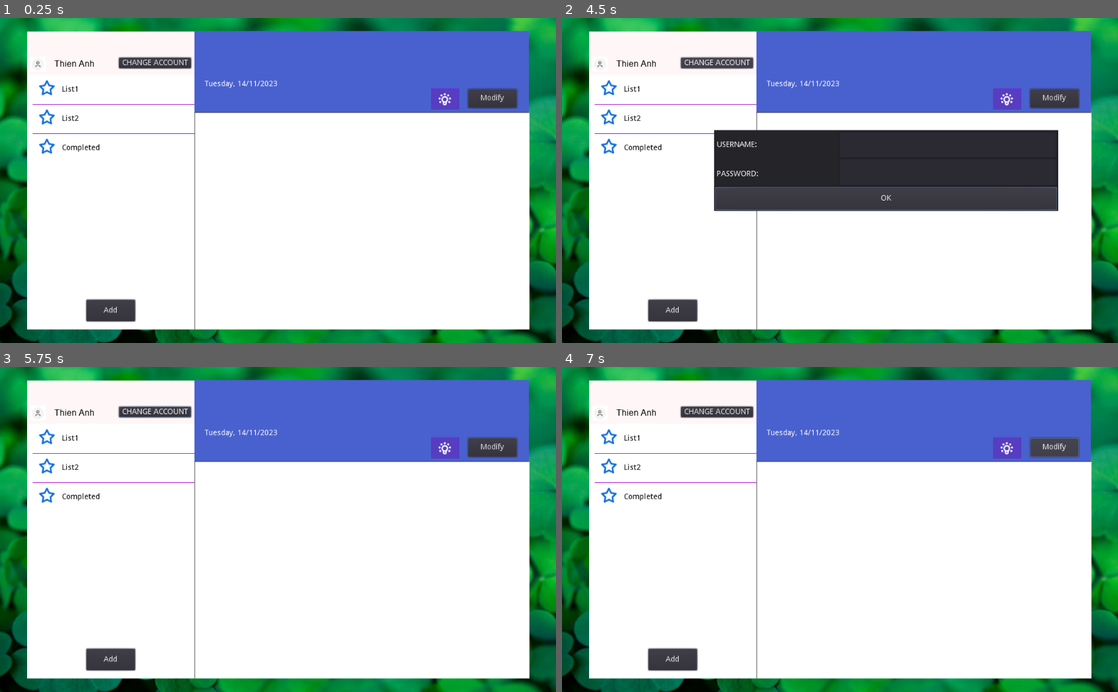
Above: before the commit, frames 1-4 (two rows, left to right).
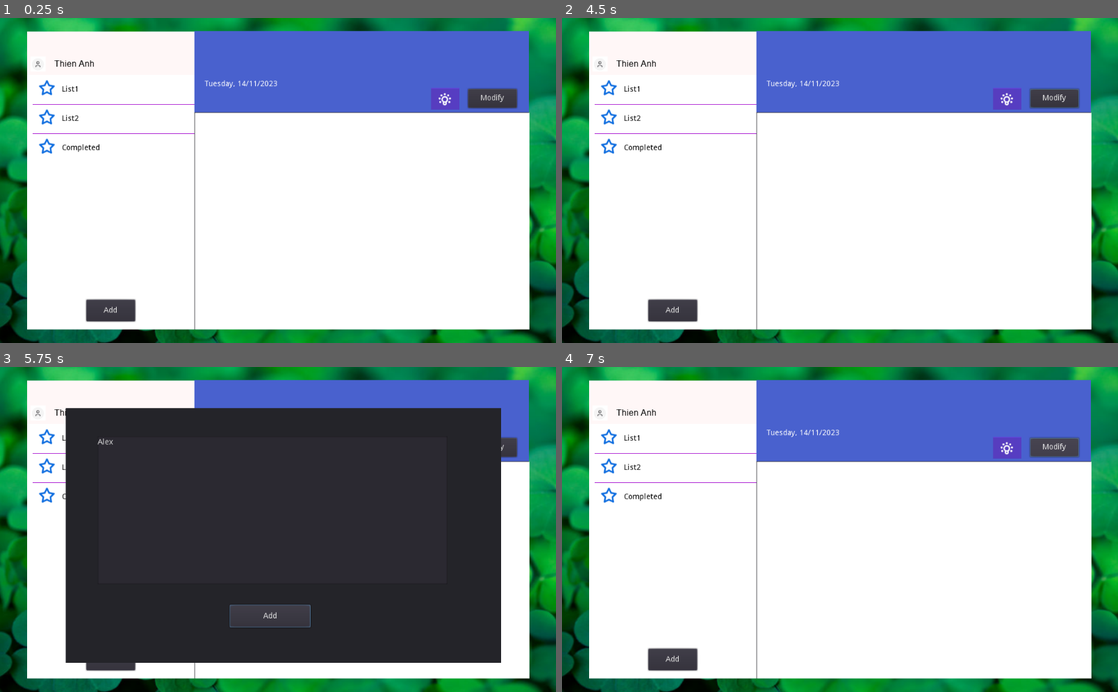
Above: after the commit, the same moments.

Repository: ohmygod481999/to-do-app-gotdot
Game: Godot game, scene res://Control.tscn
Same seed, same stepped clock (60 frames per second), same inputs: the game is played once before the commit and once after it.
Inputs (mouse positions are in pixels of both pictures, inside the frame that each line leads up to):
- Up to frame 1 (0.25 s): no input
- Up to frame 2 (4.5 s): click (717, 63) at 0.5 s, where only the run before the commit has a clickable "CHANGE ACCOUNT"; click "Add" at 1.25 s; click (834, 161) at 2.02 s; type "Alex" at 2.1 s; click "Modify" at 2.75 s; click "Modify" at 3.5 s; click (717, 63) at 4.25 s, where only the run before the commit has a clickable "CHANGE ACCOUNT"
- Up to frame 3 (5.75 s): click "OK" (after the commit: "Add") at 5 s
- Up to frame 4 (7 s): click "Add" at 5.75 s; click "Modify" at 6.5 s

The runs differ from the first frame. In frame 1, 0.5% of the frame differs, in the area x 21-35%, y 11-16%; in frame 2, 16%; in frame 3, 61%, in the area x 11-91%, y 11-92%; in frame 4, 0.5%.
Error in both runs: Invalid get index 'data' (on base: 'Nil'). (res://Control.gd:71)

Commit message:
resize scroll bar

Diff:
--- a/Control.tscn
+++ b/Control.tscn
@@ -12,7 +12,6 @@
 [ext_resource path="res://List_modifier.tscn" type="PackedScene" id=10]
 [ext_resource path="res://PutData.gd" type="Script" id=11]
 [ext_resource path="res://GetDoneList.gd" type="Script" id=12]
-[ext_resource path="res://Login.tscn" type="PackedScene" id=13]
 
 [sub_resource type="StyleBoxFlat" id=1]
 bg_color = Color( 0.290196, 0.384314, 0.811765, 1 )
@@ -177,13 +176,6 @@
 text = "Thien Anh"
 valign = 1
 script = ExtResource( 8 )
-
-[node name="Login_button" type="Button" parent="Panel/LeftPanel/Head"]
-margin_left = 169.399
-margin_top = 47.7076
-margin_right = 302.399
-margin_bottom = 67.7076
-text = "CHANGE ACCOUNT"
 
 [node name="Body" type="Panel" parent="Panel/LeftPanel"]
 margin_top = 80.0
@@ -243,7 +235,6 @@
 margin_bottom = 324.579
 
 [node name="List_modifier_popup" type="Popup" parent="."]
-editor/display_folded = true
 margin_left = 262.0
 margin_top = 181.0
 margin_right = 893.0
@@ -262,38 +253,7 @@
 
 [node name="GetDoneList" type="HTTPRequest" parent="."]
 script = ExtResource( 12 )
-
-[node name="Login_popup" type="Popup" parent="."]
-margin_left = 279.0
-margin_top = 207.0
-margin_right = 914.0
-margin_bottom = 357.0
-
-[node name="Login" parent="Login_popup" instance=ExtResource( 13 )]
-margin_left = 1.02911
-margin_right = 635.029
-
-[node name="Wrong_account_popup" type="Popup" parent="."]
-visible = true
-margin_left = 389.0
-margin_top = 211.947
-margin_right = 429.0
-margin_bottom = 251.947
-
-[node name="Panel" type="Panel" parent="Wrong_account_popup"]
-margin_left = -59.4485
-margin_top = 3.87708
-margin_right = 319.552
-margin_bottom = 100.877
-
-[node name="Label" type="Label" parent="Wrong_account_popup/Panel"]
-margin_left = 27.0
-margin_top = 28.0
-margin_right = 354.0
-margin_bottom = 60.0
-text = "Tai khoan khong ton tai"
 [connection signal="pressed" from="Panel/RightPanel/Header/Tool/Modify_button" to="." method="_on_Modify_button_pressed"]
-[connection signal="pressed" from="Panel/LeftPanel/Head/Login_button" to="." method="_on_Login_icon_pressed"]
 [connection signal="pressed" from="Panel/LeftPanel/Body/Button" to="." method="_on_Button_pressed"]
 [connection signal="item_selected" from="Panel/LeftPanel/Body/ListCollection" to="Panel/LeftPanel/Body/ListCollection" method="_on_ListCollection_item_selected"]
 [connection signal="pressed" from="Popup/Panel/Button" to="." method="_on_Button_2_pressed"]
--- a/List.tscn
+++ b/List.tscn
@@ -2,21 +2,21 @@
 
 [ext_resource path="res://List.gd" type="Script" id=1]
 
-[sub_resource type="StyleBoxFlat" id=2]
+[sub_resource type="StyleBoxFlat" id=1]
 bg_color = Color( 1, 1, 1, 1 )
 
-[sub_resource type="Theme" id=1]
+[sub_resource type="Theme" id=2]
 
 [node name="ScrollContainer" type="ScrollContainer"]
 margin_right = 616.0
 margin_bottom = 400.0
-custom_styles/bg = SubResource( 2 )
+custom_styles/bg = SubResource( 1 )
 scroll_horizontal_enabled = false
 script = ExtResource( 1 )
 
 [node name="VBoxContainer" type="VBoxContainer" parent="."]
-margin_right = 616.0
+margin_right = 604.0
 margin_bottom = 400.0
-rect_min_size = Vector2( 616, 400 )
-theme = SubResource( 1 )
+rect_min_size = Vector2( 604, 400 )
+theme = SubResource( 2 )
 custom_constants/separation = 35
Not shown: 1 places in Control.tscn that only renumber resources
